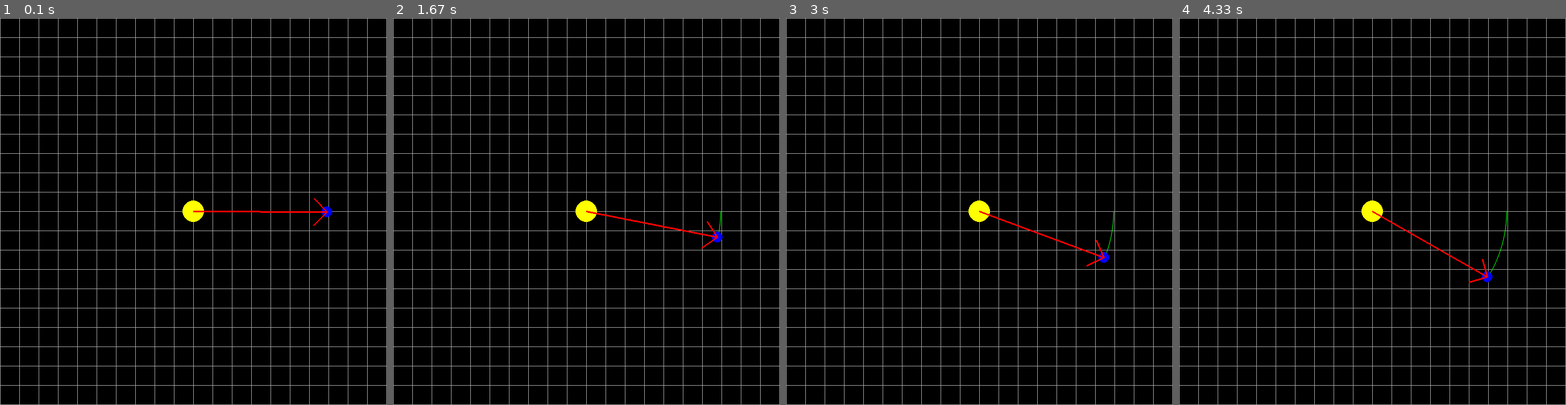
Above: before the commit, frames 1-4 (left to right).
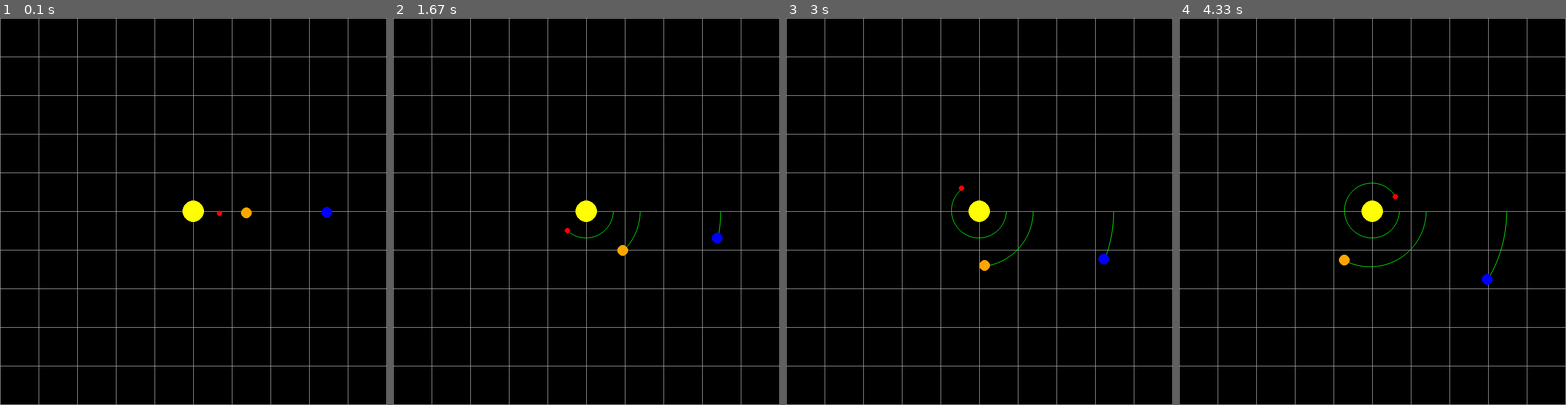
Above: after the commit, the same moments.

Repository: cdfricke/PyGame
Game: pygame game, started from orbit.py
Two runs of this game, one before a commit and one after it. Both use one fixed random seed, a clock stepped at 60 frames per second and the inputs below.
Inputs:
- Up to frame 1 (0.1 s): no input
- Up to frame 2 (1.67 s): no input
- Up to frame 3 (3 s): no input
- Up to frame 4 (4.33 s): no input

The runs differ from the first frame. In frame 1, 2.9% of the frame differs, in the area x 0-100%, y 0-100%; in frame 2, 3.0%; in frame 3, 3.1%; in frame 4, 3.2%.

Commit message:
added second and third orbiting bodies

Diff:
--- a/orbit.py
+++ b/orbit.py
@@ -4,9 +4,7 @@
 #   28-FEB-2024 ---> defined commonly used vectors, object class, initialized project
 #   29-FEB-2024 ---> defined gravity as inverse square law, assessed TODO list
 # TODO:
-#   - Do force calculation from object array to prepare for N-body sim
-#   - Allow for movement of sun
-#   - Add some GUI stuff
+#   - add some GUI stuff
 
 # *** INITIALIZE ***
 import pygame
@@ -111,24 +109,37 @@
 
     def addPoint(self, point):
         self.pointArray.append(point)
-        # limit trail length to 50 points (experimental value)
-        if (len(self.pointArray) > 700):
+        # limit trail length to N points (N should be determined based on the orbit length)
+        if (len(self.pointArray) > 600):
             self.pointArray.pop(0)
 
 # *************************
 
 # ***** INITIAL CONDITIONS *****
-# orbitor object, non-default position and velocity
-orbitor = Object(mass=5.0, radius=10.0)
-orbitor.position = center + 250*xhat
-orbitor.velocity = 30*yhat
 # sun object, default position and velocity
 sun = Object(mass=100.0, radius=20.0)
+# orbitor1 object, non-default position and velocity
+orbitor1 = Object(mass=5.0, radius=10.0)
+orbitor1.position = center + 250*xhat
+orbitor1.velocity = 31*yhat
+# orbitor2 object, non-default position and velocity
+orbitor2 = Object(mass=5.0, radius=10.0)
+orbitor2.position = center + 100*xhat
+orbitor2.velocity = 50*yhat
+# orbitor2 object, non-default position and velocity
+orbitor3 = Object(mass=5.0, radius=5.0)
+orbitor3.position = center + 50*xhat
+orbitor3.velocity = 70*yhat
 
-radialArrow = Arrow(sun.position, orbitor.position)
-gameGrid = Grid(20,20)
-earthTrail = Trail()
-earthTrail.addPoint(orbitor.position.copy())
+# *** ARROWS, GRIDS, AND TRAILS ***
+radialArrow = Arrow(sun.position, orbitor1.position)
+gameGrid = Grid(10,10)
+orbitorTrail1 = Trail()
+orbitorTrail1.addPoint(orbitor1.position.copy())
+orbitorTrail2 = Trail()
+orbitorTrail2.addPoint(orbitor2.position.copy())
+orbitorTrail3 = Trail()
+orbitorTrail3.addPoint(orbitor3.position.copy())
 
 # ***** GAME LOOP *****
 while running:
@@ -140,53 +151,49 @@
     # wipe away anything from the previous frame
     screen.fill("black")
 
-    currentPosition = orbitor.position.copy()
-    # add current position of the orbitor to the Trail object array every 20 frames
+    currentPosition1 = orbitor1.position.copy()
+    currentPosition2 = orbitor2.position.copy()
+    currentPosition3 = orbitor3.position.copy()
+    # add current position of the orbitor1 to the Trail object array every 20 frames
     if (frame % 5 == 0):
-        earthTrail.addPoint(currentPosition)
+        orbitorTrail1.addPoint(currentPosition1)
+        orbitorTrail2.addPoint(currentPosition2)
+        orbitorTrail3.addPoint(currentPosition3)
 
     # *** RENDER THE GAME HERE ***
+    # draw all objects, grid, and trails
     gameGrid.draw(screen, "dark grey", 1)
-    earthTrail.draw(screen, "green", 1)
-
-    if (inFront):
-        sun.draw(screen, "yellow")
-        orbitor.draw(screen, "blue")
-    else:
-        orbitor.draw(screen, "blue")
-        sun.draw(screen, "yellow")
-
-    radialArrow.setTailToTip(sun.position, orbitor.position)
-    radialArrow.draw(screen, "red", 3)
+    orbitorTrail1.draw(screen, "green", 1)
+    orbitorTrail2.draw(screen, "green", 1)
+    orbitorTrail3.draw(screen, "green", 1)
+    orbitor1.draw(screen, "blue")
+    orbitor2.draw(screen, "orange")
+    orbitor3.draw(screen, "red")
+    sun.draw(screen, "yellow")
 
     # force points from circle position to the center
-    rVec = (orbitor.position - sun.position)
-    distanceTo = rVec.magnitude()
-    rhat = rVec / distanceTo
+    r1 = (orbitor1.position - sun.position)
+    rhat1 = r1 / r1.magnitude()
+    r2 = (orbitor2.position - sun.position)
+    rhat2 = r2 / r2.magnitude()
+    r3 = (orbitor3.position - sun.position)
+    rhat3 = r3 / r3.magnitude()
 
-    if (distanceTo > sun.RADIUS):
-        orbitor.force = -((GRAV * sun.MASS * orbitor.MASS) / (distanceTo * distanceTo)) * rhat
+    orbitor1.force = -((GRAV * sun.MASS * orbitor1.MASS) / (r1.magnitude() * r1.magnitude())) * rhat1
+    orbitor2.force = -((GRAV * sun.MASS * orbitor2.MASS) / (r2.magnitude() * r2.magnitude())) * rhat2
+    orbitor3.force = -((GRAV * sun.MASS * orbitor3.MASS) / (r3.magnitude() * r3.magnitude())) * rhat3
 
-    # update acceleration, velocity, and position
-    VxBefore = orbitor.velocity.x
-    orbitor.update(dt)
-    VxAfter = orbitor.velocity.x
-
-    # IF NECESSARY, reverse direction at edges
-    #if ( (orbitor.position.y - orbitor.RADIUS) < 0 or (orbitor.position.y + orbitor.RADIUS) > screen.get_height()):
-    #    orbitor.velocity.y *= -1   # reverse velocity y component
-    #if ( (orbitor.position.x - orbitor.RADIUS) < 0 or (orbitor.position.x + orbitor.RADIUS) > screen.get_width()):
-    #    orbitor.velocity.x *= -1   # reverse velocity x component
+    # update acceleration, velocity, and position of each orbitor (NOT the sun... assuming Keplerian Limit M >> m)
+    orbitor1.update(dt)
+    orbitor2.update(dt)
+    orbitor3.update(dt)
 
     # flip() display to send work to the screen
     pygame.display.flip()
 
     # limit to 60 fps
     dt = clock.tick(60) / 1000
+    print(dt)
     frame += 1
 
-    # trigger the flipping of "inFront" when the x component of velocity changes sign
-    if (VxBefore * VxAfter < 0):
-        inFront = not inFront
-
 pygame.quit()
